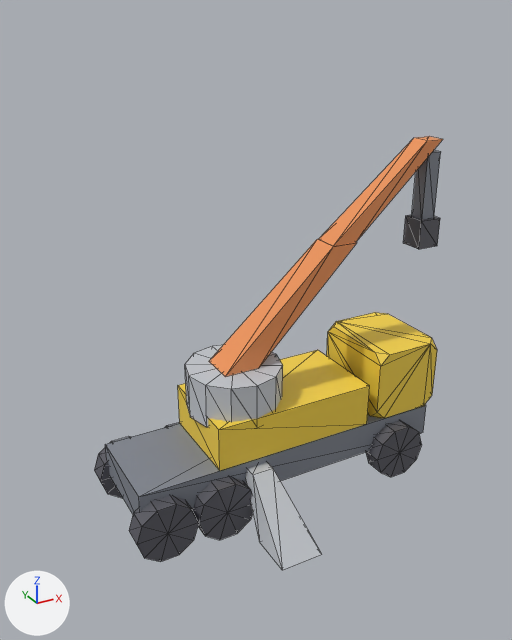
A saved change to the glTF model public/studio/v2.15.0/d_cranetruck/model.glb.
Camera for both pictures: a 50 mm camera at (-6.43, -10.95, 7.92) aimed at (-0.45, -0.09, 2.49). Arrows for +X, +Y and +Z are at lower left; the lights stay in place. The picture after the commit comes second. Mesh edges are drawn as thin lines. Where no turn or scale is listed for an object, it has been applied to the vertices.

The scene before the commit, as lines of its bpy script (objects in view):
```python
ob_part0 = bpy.data.objects.new('part0', me_geometry_0)
ob_part0.location = (0.0, 0.0, 0.0)
ob_part1 = bpy.data.objects.new('part1', me_geometry_1)
ob_part1.location = (0.0, 0.0, 0.0)
ob_part11 = bpy.data.objects.new('part11', me_geometry_11)
ob_part11.location = (0.0, 0.0, 0.0)
ob_part2 = bpy.data.objects.new('part2', me_geometry_2)
ob_part2.location = (0.0, 0.0, 0.0)
ob_part3 = bpy.data.objects.new('part3', me_geometry_3)
ob_part3.location = (0.0, 0.0, 0.0)
ob_part4 = bpy.data.objects.new('part4', me_geometry_4)
ob_part4.location = (0.0, 0.0, 0.0)
ob_part5 = bpy.data.objects.new('part5', me_geometry_5)
ob_part5.location = (0.0, 0.0, 0.0)
ob_part6 = bpy.data.objects.new('part6', me_geometry_6)
ob_part6.location = (0.0, 0.0, 0.0)
ob_part9 = bpy.data.objects.new('part9', me_geometry_9)
ob_part9.location = (0.0, 0.0, 0.0)
# also in view: 'part13' at (-1.7, -1.05, -0.75); 'part7' at (3.55, 0.0, 3.65); 'part15' at (-2.9, -1.05, -0.75)
```
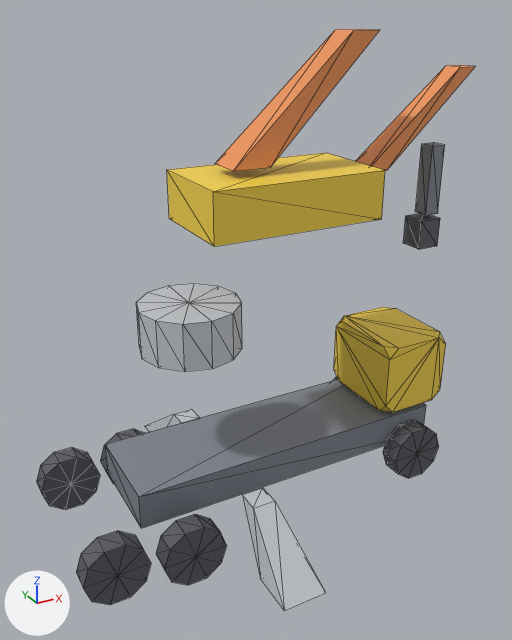
Boxes [x1, y1, x2, y2] around the edits, measured in the pictures (512 x 640 px):
'part2', moved
    before: [178, 350, 369, 471]
    after: [167, 153, 385, 247]
'part4', moved
    before: [209, 239, 357, 377]
    after: [215, 29, 380, 171]
'part3', moved
    before: [185, 345, 283, 427]
    after: [136, 284, 242, 372]
'part1', moved
    before: [327, 312, 437, 418]
    after: [334, 307, 446, 412]
'part15', moved
    before: [129, 495, 199, 562]
    after: [76, 531, 151, 605]
'part5', moved
    before: [319, 136, 443, 246]
    after: [356, 65, 475, 170]
'part9', moved
    before: [245, 463, 321, 570]
    after: [242, 488, 326, 611]
'part13', moved
    before: [193, 476, 253, 540]
    after: [156, 514, 227, 585]
'part14', moved
    before: [94, 436, 129, 498]
    after: [36, 448, 100, 510]
'part11', moved
    before: [366, 421, 422, 477]
    after: [383, 420, 439, 478]
'part6', moved
    before: [412, 150, 441, 220]
    after: [415, 142, 445, 215]
'part12', moved (mostly hidden before)
    before: [166, 422, 180, 427]
    after: [100, 429, 144, 484]

Edits to the bpy script that builds the scene:
```text
Change me_geometry_1:
    remove me_geometry_1.from_pydata(...)  # 24 vertices, 44 faces; spans x 1.95..3.45, y -0.95..0.95, z 0.0..1.5
    add me_geometry_1.from_pydata(...)  # 24 vertices, 44 faces; spans x 2.17..3.67, y -0.95..0.95, z 0.09..1.59
    me_geometry_1 part 1: the whole mesh is moved by (0.22, 0.0, 0.09)
Change me_geometry_2:
    remove me_geometry_2.from_pydata(...)  # 8 vertices, 12 faces; spans x -1.7..1.7, y -0.95..0.95, z 0.0..0.9
    add me_geometry_2.from_pydata(...)  # 8 vertices, 12 faces; spans x -1.7..1.7, y -0.95..0.95, z 4.38..5.28
    me_geometry_2 part 2: the whole mesh is moved by (0.0, 0.0, 4.38)
Change me_geometry_3:
    remove me_geometry_3.from_pydata(...)  # 26 vertices, 48 faces; spans x -1.85..0.05, y -0.95..0.95, z 0.7..1.6
    add me_geometry_3.from_pydata(...)  # 26 vertices, 48 faces; spans x -2.74..-0.84, y -0.95..0.95, z 2.18..3.08
    me_geometry_3 part 3: the whole mesh is moved by (-0.89, 0.0, 1.48)
Change me_geometry_4:
    remove me_geometry_4.from_pydata(...)  # 8 vertices, 12 faces; spans x -1.26..1.68, y -0.36..0.36, z 1.6..3.75
    add me_geometry_4.from_pydata(...)  # 8 vertices, 12 faces; spans x -1.04..1.9, y -0.36..0.36, z 5.43..7.58
    me_geometry_4 part 4: the whole mesh is moved by (0.22, 0.0, 3.83)
Change me_geometry_5:
    remove me_geometry_5.from_pydata(...)  # 8 vertices, 12 faces; spans x 1.14..3.7, y -0.26..0.26, z 3.75..5.55
    add me_geometry_5.from_pydata(...)  # 8 vertices, 12 faces; spans x 1.79..4.35, y -0.26..0.26, z 5.09..6.89
    me_geometry_5 part 5: the whole mesh is moved by (0.65, 0.0, 1.34)
Change me_geometry_6:
    remove me_geometry_6.from_pydata(...)  # 8 vertices, 12 faces; spans x 3.39..3.71, y -0.16..0.16, z 3.9..5.3
    add me_geometry_6.from_pydata(...)  # 8 vertices, 12 faces; spans x 3.481..3.801, y -0.16..0.16, z 4.027..5.427
    me_geometry_6 part 6: the whole mesh is moved by (0.091, 0.0, 0.127)
Change me_geometry_9:
    remove me_geometry_9.from_pydata(...)  # 8 vertices, 12 faces; spans x -1.32..-0.48, y -2.62..-0.73, z -1.2..-0.15
    add me_geometry_9.from_pydata(...)  # 8 vertices, 12 faces; spans x -1.67..-0.83, y -3.3..-1.41, z -1.37..-0.32
    me_geometry_9 part 7: the whole mesh is moved by (-0.35, -0.68, -0.17)
Change me_geometry_11:
    remove me_geometry_11.from_pydata(...)  # 22 vertices, 40 faces; spans x 1.8..3.0, y -1.26..-0.84, z -1.321..-0.179
    add me_geometry_11.from_pydata(...)  # 22 vertices, 40 faces; spans x 2.154..3.354, y -1.415..-0.995, z -1.38..-0.238
    me_geometry_11 part 8: the whole mesh is moved by (0.354, -0.155, -0.059)
Change me_geometry_12:
    remove me_geometry_12.from_pydata(...)  # 22 vertices, 40 faces; spans x -2.3..-1.1, y 0.84..1.26, z -1.321..-0.179
    add me_geometry_12.from_pydata(...)  # 22 vertices, 40 faces; spans x -3.214..-2.013, y 1.404..1.824, z -1.536..-0.394
    me_geometry_12 part 9: the whole mesh is moved by (-0.913, 0.564, -0.215)
Change me_geometry_13:
    remove me_geometry_13.from_pydata(...)  # 22 vertices, 40 faces; spans x -2.3..-1.1, y -1.26..-0.84, z -1.321..-0.179
    add me_geometry_13.from_pydata(...)  # 22 vertices, 40 faces; spans x -3.214..-2.013, y -1.824..-1.404, z -1.536..-0.394
    me_geometry_13 part 10: the whole mesh is moved by (-0.913, -0.564, -0.215)
Change me_geometry_14:
    remove me_geometry_14.from_pydata(...)  # 22 vertices, 40 faces; spans x -3.5..-2.3, y 0.84..1.26, z -1.321..-0.179
    add me_geometry_14.from_pydata(...)  # 22 vertices, 40 faces; spans x -4.594..-3.394, y 1.236..1.656, z -1.472..-0.33
    me_geometry_14 part 11: the whole mesh is moved by (-1.094, 0.396, -0.151)
Change me_geometry_15:
    remove me_geometry_15.from_pydata(...)  # 22 vertices, 40 faces; spans x -3.5..-2.3, y -1.26..-0.84, z -1.321..-0.179
    add me_geometry_15.from_pydata(...)  # 22 vertices, 40 faces; spans x -4.594..-3.394, y -1.656..-1.236, z -1.472..-0.33
    me_geometry_15 part 12: the whole mesh is moved by (-1.094, -0.396, -0.151)
```
